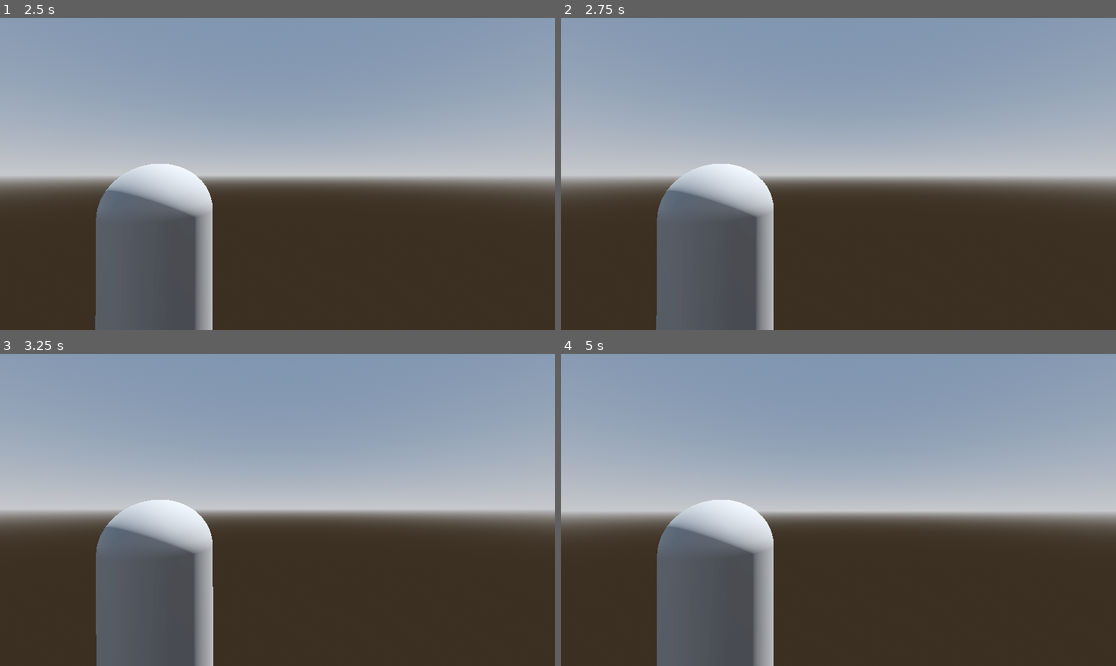
Above: before the commit, frames 1-4 (two rows, left to right).
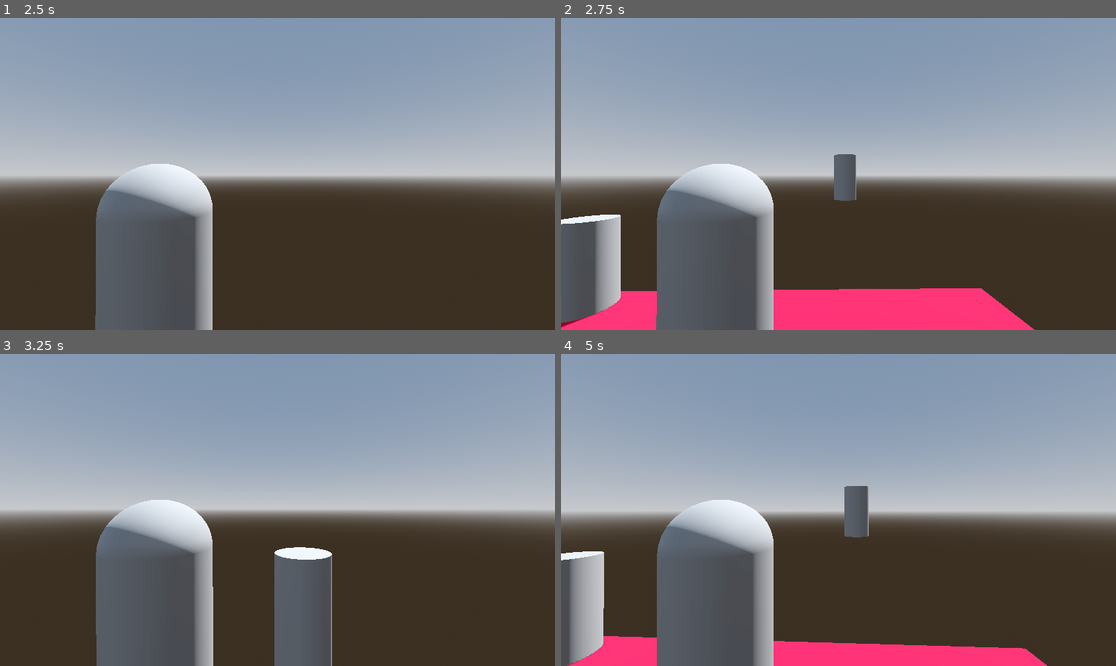
Above: after the commit, the same moments.

Repository: felixfelixwal/parcour
Game: Godot game, scene res://mesh_instance_3d.tscn
Two runs of this game, one before a commit and one after it. Both use one fixed random seed, a clock stepped at 60 frames per second and the inputs below. This scene is started directly instead of the project's main scene.
Inputs (mouse positions are in pixels of both pictures, inside the frame that each line leads up to):
- Up to frame 1 (2.5 s): move the mouse to (305, 174) at 0.52 s; hold W (move_forward) from 0.53 s (still down); tap Space (jump) at 0.6, 0.77, 1.07, 1.52, 1.55, 1.82, 2.1 s; move the mouse to (249, 174) at 1.27 s; tap Shift (sprint) at 1.35 s; move the mouse to (288, 167) at 2.02 s
- Up to frame 2 (2.75 s): keep holding W (move_forward)
- Up to frame 3 (3.25 s): keep holding W (move_forward); move the mouse to (271, 516) at 2.77 s; tap Shift (sprint) at 2.85 s; tap Space (jump) at 3.02, 3.05 s
- Up to frame 4 (5 s): keep holding W (move_forward); tap Space (jump) at 3.32, 3.6, 3.77, 4.07, 4.52, 4.55, 4.82 s; move the mouse to (877, 513) at 3.52 s; tap Enter at 4.25 s; move the mouse to (794, 506) at 4.27 s; tap Shift (sprint) at 4.35 s

Frame 1 is identical in both runs. In frame 2, 11% of the frame differs, in the area x 0-86%, y 43-100%; in frame 3, 3.9%; in frame 4, 7.6%.

Commit message:
dsadadada

Diff:
--- a/parcour/mesh_instance_3d.tscn
+++ b/parcour/mesh_instance_3d.tscn
@@ -1,7 +1,6 @@
 [gd_scene load_steps=16 format=3 uid="uid://bs0jpu5pvxlde"]
 
 [ext_resource type="PackedScene" uid="uid://bwshq1gv4h5k6" path="res://player.tscn" id="1_pgtix"]
-[ext_resource type="Script" path="res://sada.gd" id="2_4haxm"]
 
 [sub_resource type="BoxMesh" id="BoxMesh_xeprd"]
 
@@ -37,6 +36,17 @@
 glow_enabled = true
 
 [sub_resource type="BoxMesh" id="BoxMesh_p07in"]
+
+[sub_resource type="GDScript" id="GDScript_wbv0h"]
+script/source = "extends StaticBody3D
+
+# This function is called when another body enters the collision area
+func _on_body_entered(body: Node3D):
+	# Check if the body that entered is the player
+	if body.is_in_group(\"Player\"):
+		# Reset the player's position to their origin
+		body.global_transform.origin = body.initial_position
+"
 
 [sub_resource type="ConcavePolygonShape3D" id="ConcavePolygonShape3D_oumnt"]
 data = PackedVector3Array(-0.5, 0.5, 0.5, 0.5, 0.5, 0.5, -0.5, -0.5, 0.5, 0.5, 0.5, 0.5, 0.5, -0.5, 0.5, -0.5, -0.5, 0. …(500 unchanged characters)…
@@ -120,6 +130,9 @@
 [node name="CollisionShape3D" type="CollisionShape3D" parent="Map/MeshInstance3D9/StaticBody3D"]
 shape = SubResource("ConcavePolygonShape3D_uossd")
 
+[node name="SpawnPoint" type="Marker3D" parent="Map"]
+transform = Transform3D(1, 0, 0, 0, 1, 0, 0, 0, 1, 0.000540912, 2.06698, -0.00145829)
+
 [node name="Lightning" type="Node3D" parent="."]
 
 [node name="WorldEnvironment" type="WorldEnvironment" parent="Lightning"]
@@ -134,7 +147,7 @@
 mesh = SubResource("BoxMesh_p07in")
 
 [node name="StaticBody3D" type="StaticBody3D" parent="MeshInstance3D"]
-script = ExtResource("2_4haxm")
+script = SubResource("GDScript_wbv0h")
 
 [node name="CollisionShape3D" type="CollisionShape3D" parent="MeshInstance3D/StaticBody3D"]
 shape = SubResource("ConcavePolygonShape3D_oumnt")
--- a/parcour/player.gd
+++ b/parcour/player.gd
@@ -19,6 +19,9 @@
 
 @onready var head = $Head
 @onready var ground_check: RayCast3D = $GroundCheck
+@onready var spawn_point: Marker3D = $"../Map/SpawnPoint"
+
+var fall_threshold: float = -10.0  # Adjust this value based on your map
 
 func _ready():
 	Input.set_mouse_mode(Input.MOUSE_MODE_CAPTURED)
@@ -31,6 +34,11 @@
 
 func _physics_process(delta):
 	direction = Vector3()
+
+	# Check if the player has fallen below the threshold
+	if global_transform.origin.y < fall_threshold:
+		reset_player()
+		return  # Skip the rest of the physics process for this frame
 
 	# Check if the raycast is colliding
 	full_contact = ground_check.is_colliding()
@@ -46,11 +54,11 @@
 		gravity_vec = -get_floor_normal()
 		h_acceleration = normal_acceleration
 
-	# Jump input handling
+	# Jump input handling (only allow jumping when on the floor or in full contact)
 	if Input.is_action_just_pressed("jump") and (is_on_floor() or full_contact):
 		gravity_vec = Vector3.UP * jump
 
-	# Movement input handlingdd
+	# Movement input handling
 	if Input.is_action_pressed("move_forward"):
 		direction -= transform.basis.z
 	elif Input.is_action_pressed("move_backward"):
@@ -60,7 +68,7 @@
 	elif Input.is_action_pressed("move_right"):
 		direction += transform.basis.x
 
-	# Sprint input handlings
+	# Sprint input handling
 	is_sprinting = Input.is_action_pressed("sprint") and direction != Vector3.ZERO
 
 	# Normalize direction and apply acceleration
@@ -73,3 +81,13 @@
 
 	# Use move_and_slide() with no arguments; it automatically uses the velocity
 	move_and_slide()
+
+func reset_player():
+	if spawn_point:
+		# Reset the player's position to the spawn point
+		global_transform.origin = spawn_point.global_transform.origin
+		# Reset velocity and gravity vector
+		velocity = Vector3.ZERO
+		gravity_vec = Vector3.ZERO
+	else:
+		print("Spawn point not assigned!")
--- a/parcour/sada.gd
+++ /dev/null
@@ -1,8 +0,0 @@
-extends StaticBody3D
-
-# This function is called when another body enters the collision area
-func _on_body_entered(body: Node3D):
-	# Check if the body that entered is the player
-	if body.is_in_group("Player"):
-		# Reset the player's position to their origin
-		body.global_transform.origin = body.initial_position
